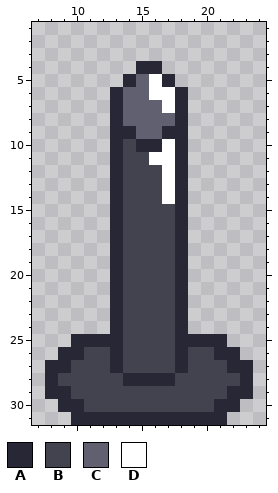
File history of a pixel-art sprite, sprites/items/nails.png. This is how it looked before the edit.
The file is 32x32 pixels. Shown: x 7..24, y 1..31.
Palette (. is transparent): A #272736  B #43434f  C #606070  D #ffffff
Pixels before, first column x 8:
 4 .......AA.......
 5 ......ACDA......
 6 .....ACCDDA.....
 7 .....ACCCDA.....
 8 .....ACCCCA.....
 9 .....AACCAA.....
10 .....ABAADA.....
11 .....ABBDDA.....
12 .....ABBBDA.....
13 .....ABBBDA.....
14 .....ABBBDA.....
15 .....ABBBBA.....
16 .....ABBBBA.....
17 .....ABBBBA.....
18 .....ABBBBA.....
19 .....ABBBBA.....
20 .....ABBBBA.....
21 .....ABBBBA.....
22 .....ABBBBA.....
23 .....ABBBBA.....
24 .....ABBBBA.....
25 ..AAAABBBBAAAA..
26 .AABBABBBBABBAA.
27 AABBBABBBBABBBAA
28 ABBBBBAAAABBBBBA
29 AABBBBBBBBBBBBAA
30 .AABBBBBBBBBBAA.
31 ..AAAAAAAAAAAA..
Once edited:
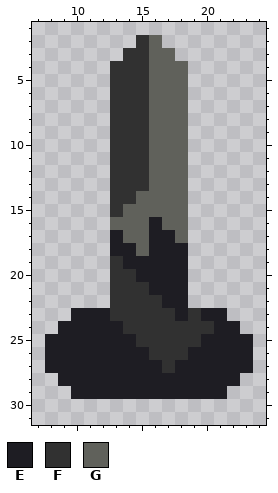
Colours new in this view: E #1e1d23  F #313131  G #60615b
Changes in this commit:
Changed rows in their new state; - is an unchanged pixel.
first column x 8:
 2 -------FG-------
 3 ------FFGG------
 4 -----FFFGGG-----
 5 -----FFFGGG-----
 6 -----FFFGGG-----
 7 -----FFFGGG-----
 8 -----FFFGGG-----
 9 -----FFFGGG-----
10 -----FFFGGG-----
11 -----FFFGGG-----
12 -----FFFGGG-----
13 -----FFFGGG-----
14 -----FFGGGG-----
15 -----FGGGGG-----
16 -----GGGEGG-----
17 -----EGGEEG-----
18 -----EEGEEE-----
19 -----FEEEEE-----
20 -----FFEEEE-----
21 -----FFFEEE-----
22 -----FFFFEE-----
23 --EEEFFFFFEFEE--
24 -EEEEEFFFFFFFEE-
25 EEEEEEEFFFFFEEEE
26 EEEEEEEEFFFEEEEE
27 EEEEEEEEEFEEEEEE
28 .EEEEEEEEEEEEEE.
29 ..EEEEEEEEEEEE..
30 -..............-
31 --............--
Changed places in both pictures, as pixel boxes (x1, y1, x2, y2):
changed: (45, 35, 253, 425)
